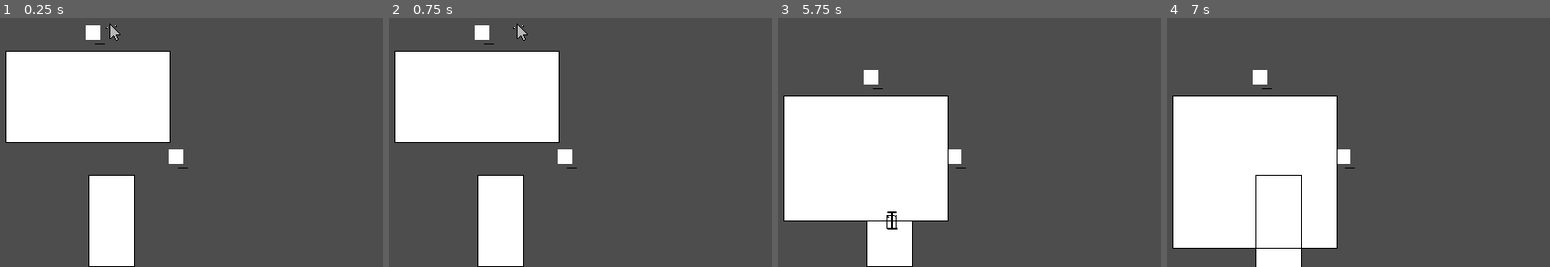
Above: before the commit, frames 1-4 (left to right).
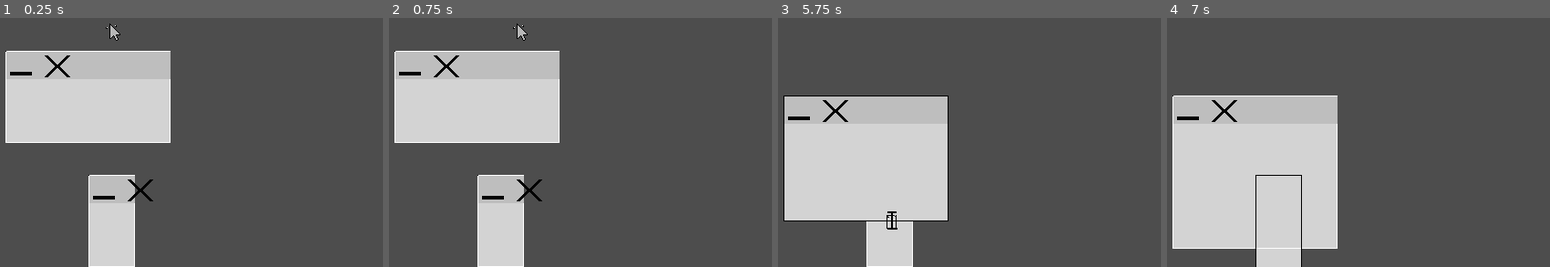
Above: after the commit, the same moments.

Repository: username123115/Clicky
Game: Godot game, scene res://intro.tscn
The game is run twice, just before and just after one commit, with the same random seed, the same clock (stepped at 60 frames per second) and the same inputs.
Inputs:
- Up to frame 1 (0.25 s): no input
- Up to frame 2 (0.75 s): tap Enter at 0.5 s; hold L (move_right) from 0.53 s (still down); hold Z (grab) from 0.53 s (still down)
- Up to frame 3 (5.75 s): release L (move_right) at 1.28 s; release Z (grab) at 1.28 s; hold J (move_down) 1.28-2.03 s; tap Z (grab) at 1.35, 2.85, 4.35 s; tap Space at 2, 3.5 s; hold L (move_right) 2.03-2.78 s; hold Z (grab) 2.03-2.78 s; tap Enter at 2.75, 4.25 s; hold K (move_up) 2.78-3.53 s; hold Z (grab) 3.53-4.28 s; hold H (move_left) 3.53-5.03 s; hold J (move_down) from 5.03 s (still down); hold Z (grab) from 5.03 s (still down)
- Up to frame 4 (7 s): release J (move_down) at 5.78 s; release Z (grab) at 5.78 s; hold L (move_right) 5.78-6.53 s; tap Z (grab) at 5.85 s; tap Space at 6.5 s; hold K (move_up) from 6.53 s (still down); hold Z (grab) from 6.53 s (still down)

The runs differ from the first frame. In frame 1, 21% of the frame differs, in the area x 1-50%, y 2-100%; in frame 2, 21%; in frame 3, 24%; in frame 4, 28%, in the area x 1-50%, y 20-100%.

Commit message:
add button bar

Diff:
--- a/window/window.gd
+++ b/window/window.gd
@@ -1,6 +1,6 @@
 extends CharacterBody2D
 
-signal window_size_changed()
+signal window_size_changed(width, height)
 
 @export var init_height: int = 50
 @export var init_width: int = 50
@@ -80,7 +80,7 @@
 
 	# Global position always refers to this window's top left
 	area.position = Vector2(width, height) / 2.0
-	window_size_changed.emit()
+	window_size_changed.emit(width, height)
 
 # Called every frame. 'delta' is the elapsed time since the previous frame.
 func _process(delta: float) -> void:
@@ -91,7 +91,6 @@
 	var r := Rect2()
 	r.size = Vector2(width, height)
 	r.position = Vector2(0, 0)
-	#r.position = Vector2(width, height) / -2.0
 
-	draw_rect(r, Color.WHITE)
-	draw_rect(r, Color.BLACK, false, 1.0)
+	draw_rect(r, Color.LIGHT_GRAY)
+	draw_rect(r, Color.WHITE, false, -1.0)
--- a/window/window.tscn
+++ b/window/window.tscn
@@ -8,7 +8,6 @@
 script = ExtResource("1_r7242")
 
 [node name="WindowButton" parent="." instance=ExtResource("2_ro1vq")]
-position = Vector2(95, -21)
 
 [node name="runtime" type="Node" parent="."]
 
--- a/window/window_button/window_button.gd
+++ b/window/window_button/window_button.gd
@@ -1,13 +1,19 @@
-extends Node2D
+extends "res://window/window_object.gd"
 
 
-@onready var area : Area2D =  $Area2D
-@onready var col_shape : CollisionShape2D = $Area2D/CollisionShape2D
+@onready var container : Area2D = $Container
+
+@export var padding_horizontal : int = 10
+@export var padding_vertical : int = 5
+
+var container_size : Vector2
 
 # Called when the node enters the scene tree for the first time.
 func _ready() -> void:
-	pass # Replace with function body.
+	super._ready()
 
+	var collision_shape := container.get_node(^"CollisionShape2D") as CollisionShape2D
+	container_size = collision_shape.shape.size
 
 # Called every frame. 'delta' is the elapsed time since the previous frame.
 func _process(delta: float) -> void:
@@ -15,9 +21,10 @@
 
 func _draw() -> void:
 	var r := Rect2()
-	var size := col_shape.shape.size as Vector2
-	r.position = size / -2.0
-	r.size = size
+	r.size = Vector2(window.width, 30)
+	r.position = Vector2(0, 0)
 
-	draw_rect(r, Color.WHITE)
-	draw_rect(r, Color.BLACK, false, 1.0)
+	draw_rect(r, Color.GRAY)
+
+func _on_window_size_changed(width, height) -> void:
+	queue_redraw()
--- a/window/window_button/window_button.tscn
+++ b/window/window_button/window_button.tscn
@@ -1,21 +1,44 @@
-[gd_scene load_steps=4 format=3 uid="uid://biqff5ectg1ig"]
+[gd_scene load_steps=7 format=3 uid="uid://biqff5ectg1ig"]
 
 [ext_resource type="Script" path="res://window/window_button/window_button.gd" id="1_156u7"]
 [ext_resource type="Texture2D" uid="uid://elvqlf13hioh" path="res://assets/art/window_minimize.png" id="2_nstwy"]
+[ext_resource type="Texture2D" uid="uid://cg1r3dlxkhfrv" path="res://assets/art/window_close.png" id="3_mk6js"]
 
-[sub_resource type="RectangleShape2D" id="RectangleShape2D_71lih"]
-size = Vector2(32.25, 32)
+[sub_resource type="RectangleShape2D" id="RectangleShape2D_dobvu"]
+size = Vector2(32, 32)
+
+[sub_resource type="RectangleShape2D" id="RectangleShape2D_nthhk"]
+size = Vector2(32, 32)
+
+[sub_resource type="RectangleShape2D" id="RectangleShape2D_qp4ih"]
+size = Vector2(72, 32)
 
 [node name="WindowButton" type="Node2D"]
-scale = Vector2(0.5, 0.5)
 script = ExtResource("1_156u7")
 
-[node name="Area2D" type="Area2D" parent="."]
-position = Vector2(16, 16)
+[node name="Container" type="Area2D" parent="."]
 
-[node name="CollisionShape2D" type="CollisionShape2D" parent="Area2D"]
-shape = SubResource("RectangleShape2D_71lih")
+[node name="Minimize" type="Area2D" parent="Container"]
 
-[node name="Sprite2D" type="Sprite2D" parent="."]
+[node name="Sprite2D" type="Sprite2D" parent="Container/Minimize"]
 position = Vector2(16, 16)
 texture = ExtResource("2_nstwy")
+
+[node name="CollisionShape2D" type="CollisionShape2D" parent="Container/Minimize"]
+position = Vector2(16, 16)
+shape = SubResource("RectangleShape2D_dobvu")
+
+[node name="Close" type="Area2D" parent="Container/Minimize"]
+position = Vector2(40, 0)
+
+[node name="Sprite2D" type="Sprite2D" parent="Container/Minimize/Close"]
+position = Vector2(16, 16)
+texture = ExtResource("3_mk6js")
+
+[node name="CollisionShape2D" type="CollisionShape2D" parent="Container/Minimize/Close"]
+position = Vector2(16, 16)
+shape = SubResource("RectangleShape2D_nthhk")
+
+[node name="CollisionShape2D" type="CollisionShape2D" parent="Container"]
+position = Vector2(36, 16)
+shape = SubResource("RectangleShape2D_qp4ih")
--- /dev/null
+++ b/window/window_object.gd
@@ -0,0 +1,12 @@
+extends Node2D
+# A window_object should be a child of a window node, it would be very unwise to do otherwise
+
+var window : Node	#parent
+
+func _ready() -> void:
+	# This parent better be a window
+	window = get_parent()
+	window.connect("window_size_changed", _on_window_size_changed)
+
+func _on_window_size_changed(width, height) -> void:
+	pass
Binary file added: assets/art/window_close.aseprite
Binary file added: assets/art/window_close.png
Not shown, added: assets/art/window_close.png.import
Binary file changed: assets/art/window_minimize.aseprite
Binary file changed: assets/art/window_minimize.png
